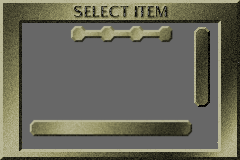
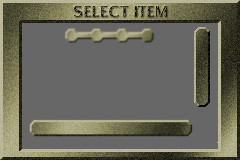
Layers edited between the first and the second 240 x 160 image:
added layer "Pasted Layer" above "select_overlay.png copy" over 64, 27, 155, 44
painted on "select_overlay.png copy" over 70, 26, 173, 43
